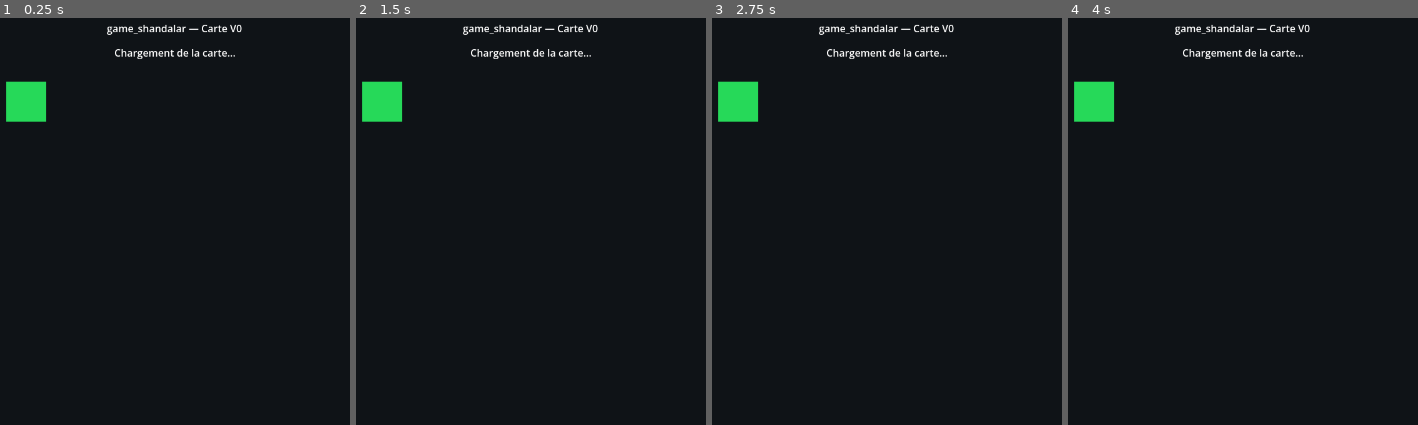
Above: before the commit, frames 1-4 (left to right).
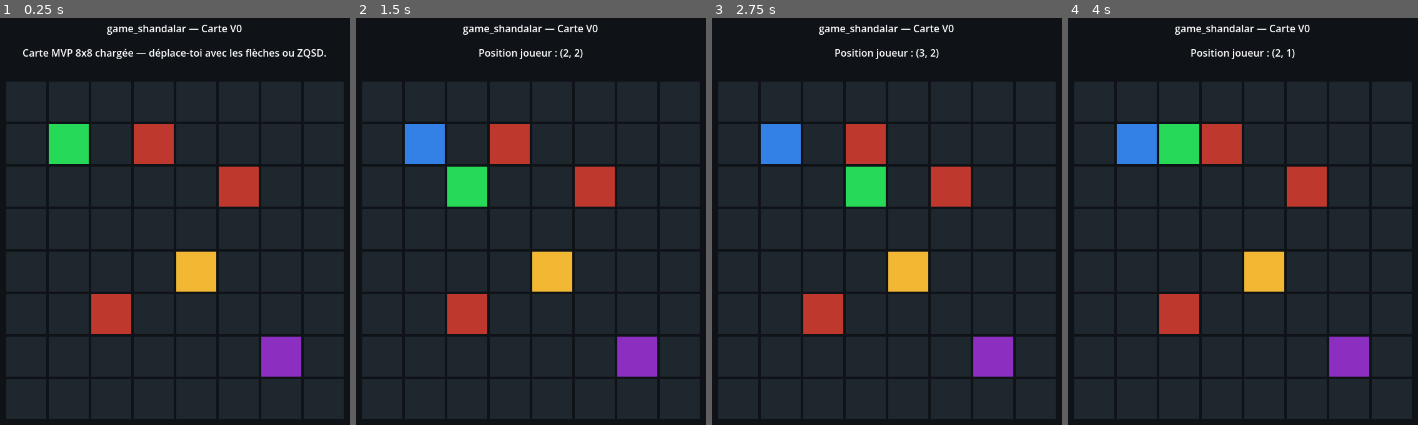
Above: after the commit, the same moments.

Repository: ludowww/game_shandalar
Game: Godot game, scene res://scenes/main/Main.tscn
The game is run twice, just before and just after one commit, with the same random seed, the same clock (stepped at 60 frames per second) and the same inputs.
Inputs:
- Up to frame 1 (0.25 s): no input
- Up to frame 2 (1.5 s): tap Enter at 0.5 s; hold Right (move_right) 0.53-1.28 s; tap Space at 1.25 s; hold Down (move_down) from 1.28 s (still down)
- Up to frame 3 (2.75 s): tap Enter at 2 s; release Down (move_down) at 2.03 s; hold Right (move_right) from 2.03 s (still down)
- Up to frame 4 (4 s): tap Space at 2.75 s; release Right (move_right) at 2.78 s; hold Up (move_up) 2.78-3.53 s; tap Enter at 3.5 s; hold Left (move_left) from 3.53 s (still down)

The runs differ from the first frame. In frame 1, 8.9% of the frame differs, in the area x 1-94%, y 7-89%; in frame 2, 9.5%, in the area x 1-86%, y 7-89%; in frame 3, 9.5%; in frame 4, 9.5%.
Error before the commit: Parse Error: Cannot infer the type of "start_position" variable because the value doesn't have a set type. (res://scripts/world/WorldMap.gd:27)

Commit message:
fix: type map start position

Diff:
--- a/scripts/world/WorldMap.gd
+++ b/scripts/world/WorldMap.gd
@@ -24,7 +24,7 @@
 		return
 
 	build_grid(map_data)
-	var start_position := map_data.get("start_position", [1, 1])
+	var start_position: Array = map_data.get("start_position", [1, 1])
 	player_token.set_grid_position(Vector2i(int(start_position[0]), int(start_position[1])))
 	status_label.text = "Carte MVP 8x8 chargée — déplace-toi avec les flèches ou ZQSD."
 
